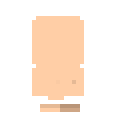
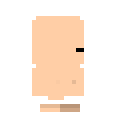
The second 128 × 128 image is a revision of the first. Changes to its layers:
painted on "Layer 1" over [76, 48, 84, 52]
